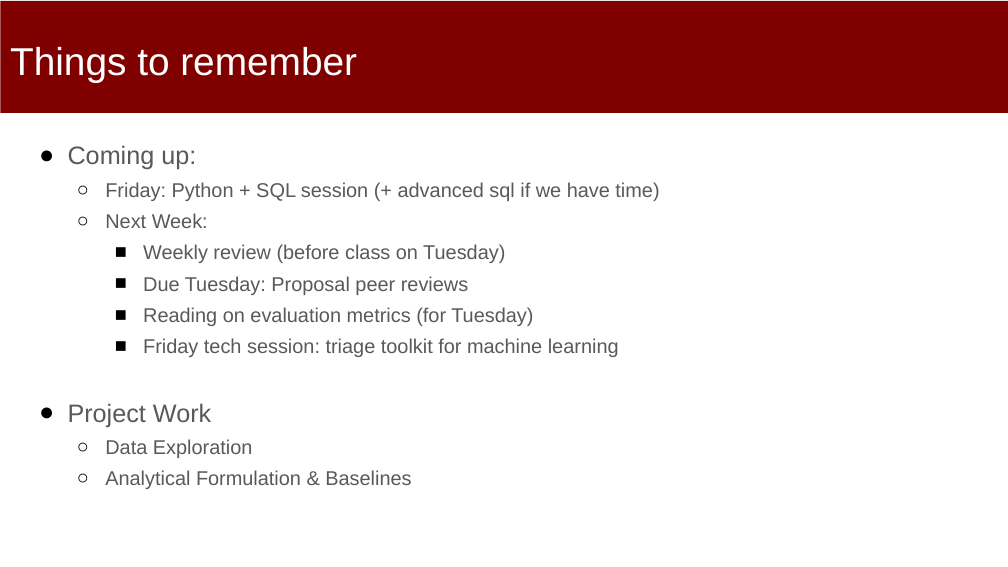
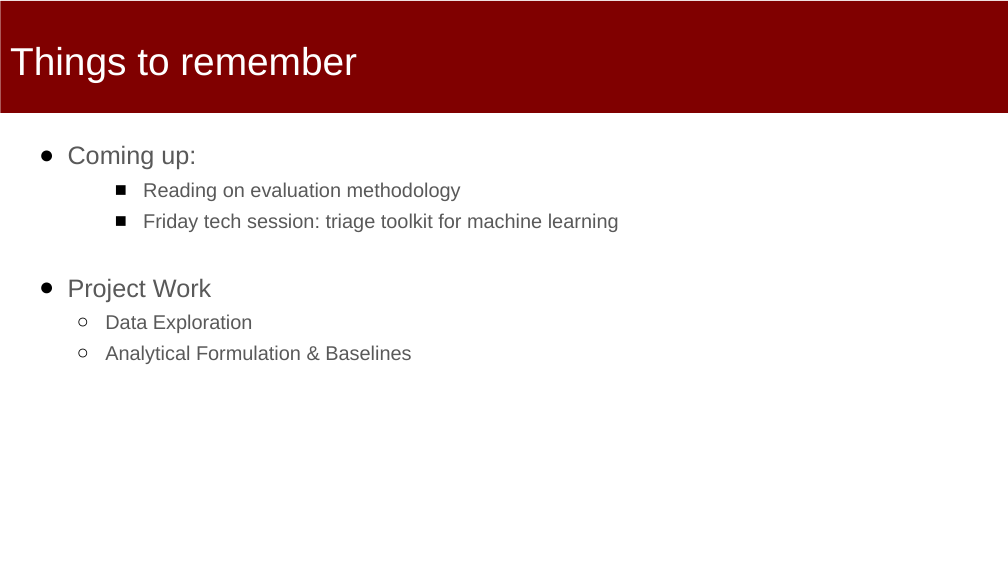
Before and after one commit to dssg/mlforpublicpolicylab, a slide deck: slide 2 of Lectures/09-Machine-Learning-Pipelines.pptx. Drawn at 1008x567 pixels with LibreOffice and Linux fonts; fonts in the diff are those of the drawing. Boxes give left, top, right and bottom in pixels: in the first picture for what was removed or moved away, otherwise in the second. Text is boxed around its words. In the diff, an @@ line names an element or a change of style, - is before the commit and + after.

```diff
--- a/Lectures/09-Machine-Learning-Pipelines.pptx
+++ b/Lectures/09-Machine-Learning-Pipelines.pptx
@@ text at (143,182,461,201): text changed @@
-  ○ Friday: Python + SQL session (+ advanced sql if we have time)
-  ○ Next Week:
-    ■ Weekly review (before class on Tuesday)
-    ■ Due Tuesday: Proposal peer reviews
-    ■ Reading on evaluation metrics (for Tuesday)
+    ■ Reading on evaluation methodology
```
Also in this commit, not shown: 1 slide added, 1 slide removed, 2 other files.
